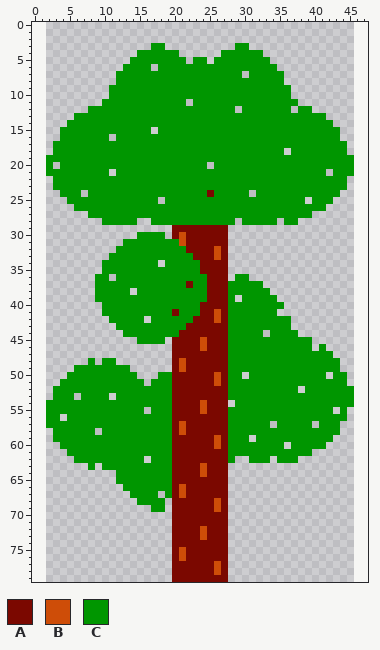
Edited in one commit: sprite sheet (chickader/debug/images/tk_tree_01.png). Above: the version before the commit.
The file is 44x90 pixels. The old version is drawn lined up with the new one, on the new canvas.
Palette (. is transparent): A #7b0800  B #ce4d08  C #009600
New version:
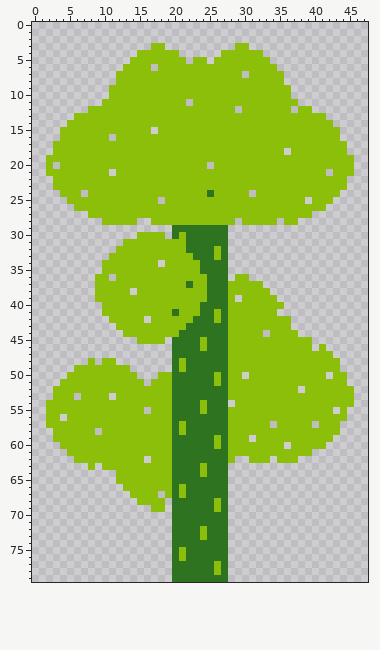
What changed:
canvas 44x90 -> 48x80, the old top-left corner now at 2,-10 (the part of the old canvas that was cut away was empty and is not shown)
@@ palette @@
-A #7b0800
+A #2e7320
-C #009600
+C #8cbf0a
@@ x 19..28 @@
 29 .AAAAAAAA.
-30 .ABAAAAAA.
-31 CCBAAAAAA.
-32 CCCAAAABA.
-33 CCCCAAABA.
+30 .ACAAAAAA.
+31 CCCAAAAAA.
+32 CCCAAAACA.
+33 CCCCAAACA.
 34 CCCCCAAAA.
@@ x 19..28 @@
 40 CCCCCAAAAC
-41 CACCCAABAC
-42 CCCCAAABAC
+41 CACCCAACAC
+42 CCCCAAACAC
 43 CCCAAAAAAC
 44 CCAAAAAAAC
-45 .AAAABAAAC
-46 .AAAABAAAC
+45 .AAAACAAAC
+46 .AAAACAAAC
 47 .AAAAAAAAC
-48 .ABAAAAAAC
-49 .ABAAAAAAC
-50 CAAAAAABAC
-51 CAAAAAABAC
+48 .ACAAAAAAC
+49 .ACAAAAAAC
+50 CAAAAAACAC
+51 CAAAAAACAC
 52 CAAAAAAAAC
 53 CAAAAAAAAC
-54 CAAAABAAA.
-55 CAAAABAAAC
+54 CAAAACAAA.
+55 CAAAACAAAC
 56 CAAAAAAAAC
-57 CABAAAAAAC
-58 CABAAAAAAC
-59 CAAAAAABAC
-60 CAAAAAABAC
+57 CACAAAAAAC
+58 CACAAAAAAC
+59 CAAAAAACAC
+60 CAAAAAACAC
 61 CAAAAAAAAC
 62 CAAAAAAAAC
-63 CAAAABAAA.
-64 CAAAABAAA.
+63 CAAAACAAA.
+64 CAAAACAAA.
 65 CAAAAAAAA.
-66 CABAAAAAA.
-67 CABAAAAAA.
-68 .AAAAAABA.
-69 .AAAAAABA.
+66 CACAAAAAA.
+67 CACAAAAAA.
+68 .AAAAAACA.
+69 .AAAAAACA.
 70 .AAAAAAAA.
 71 .AAAAAAAA.
-72 .AAAABAAA.
-73 .AAAABAAA.
+72 .AAAACAAA.
+73 .AAAACAAA.
 74 .AAAAAAAA.
-75 .ABAAAAAA.
-76 .ABAAAAAA.
-77 .AAAAAABA.
-78 .AAAAAABA.
+75 .ACAAAAAA.
+76 .ACAAAAAA.
+77 .AAAAAACA.
+78 .AAAAAACA.
 79 .AAAAAAAA.
Changed places in both pictures, as pixel boxes (x1, y1, x2, y2):
changed: (46, 43, 354, 582)
